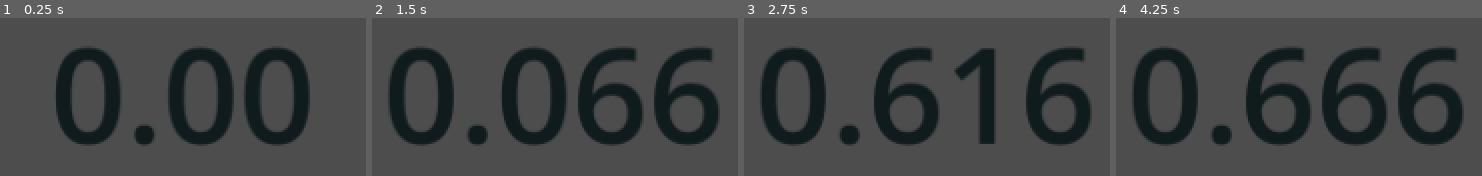
Above: before the commit, frames 1-4 (left to right).
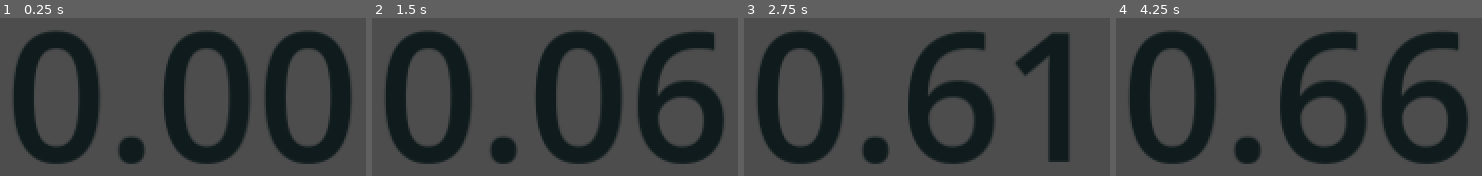
Above: after the commit, the same moments.

Repository: uyha/cube-timer
Game: Godot game, scene res://control.tscn
The game is run twice, just before and just after one commit, with the same random seed, the same clock (stepped at 60 frames per second) and the same inputs.
Inputs:
- Up to frame 1 (0.25 s): no input
- Up to frame 2 (1.5 s): tap Enter at 0.5 s; hold Space (toggle_timer) 0.53-1.28 s; tap Space (toggle_timer) at 1.35 s
- Up to frame 3 (2.75 s): hold Space (toggle_timer) from 2.03 s (still down)
- Up to frame 4 (4.25 s): tap Enter at 2.75 s; release Space (toggle_timer) at 2.78 s; tap Space (toggle_timer) at 2.85, 3.5 s; hold Space (toggle_timer) from 3.53 s (still down)

The runs differ from the first frame. In frame 1, 39% of the frame differs, in the area x 3-97%, y 7-93%; in frame 2, 37%; in frame 3, 34%; in frame 4, 37%.

Commit message:
increase font size and show only 2 decimal points

Diff:
--- a/control.tscn
+++ b/control.tscn
@@ -26,6 +26,6 @@
 grow_horizontal = 2
 grow_vertical = 2
 theme_override_colors/font_color = Color(0.0595224, 0.105599, 0.110968, 1)
-theme_override_font_sizes/font_size = 96
+theme_override_font_sizes/font_size = 128
 text = "0.00"
 script = ExtResource("2_go03j")
--- a/timer.gd
+++ b/timer.gd
@@ -20,7 +20,6 @@
 	match timer_state:
 		TimerState.stopped:
 			if event.is_action_released("toggle_timer"):
-
 				if Config.has_inspection:
 					inspect_time = 15
 					timer_state = TimerState.inspecting
@@ -54,7 +53,7 @@
 
 func timing(delta: float) -> void:
 	solving_time += delta
-	self.text = str(solving_time).pad_decimals(3)
+	self.text = str(solving_time).pad_decimals(2)
 
 func inspect_result() -> Inspection:
 	if inspect_time > 0:
